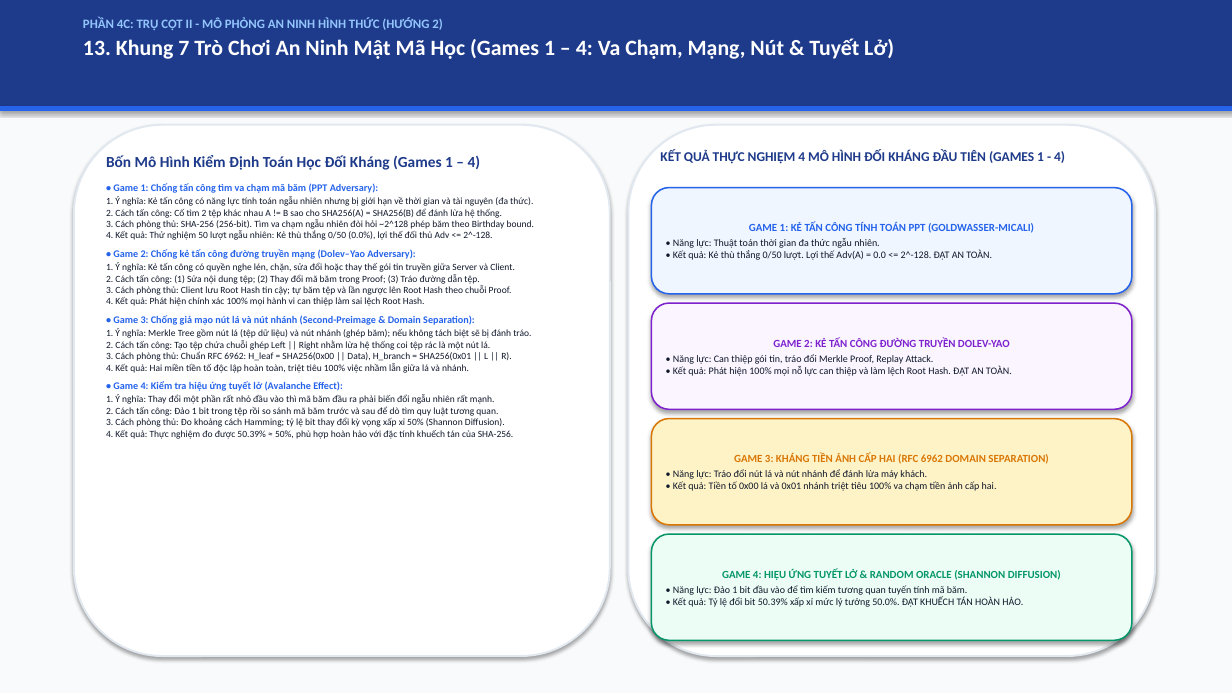
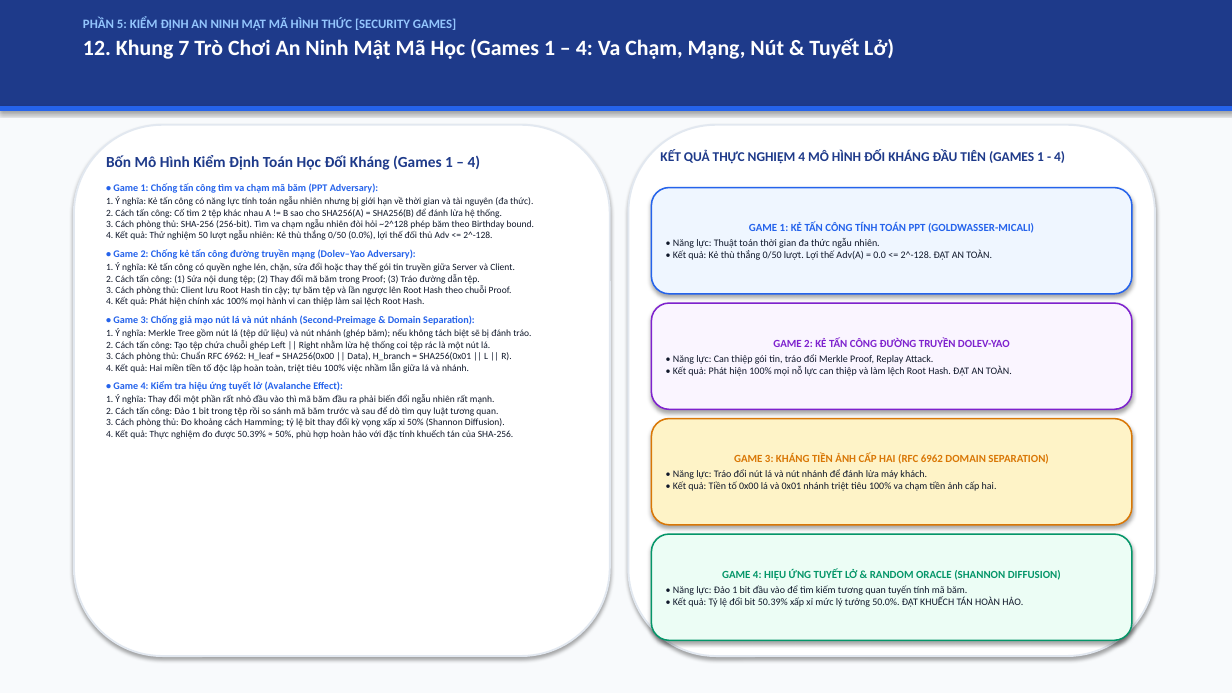
Before and after one commit to kietvo5924/ATBMHTTT_DT005_FileIntegrity, a slide deck: slide 13 of docs/Bao_Cao_Giua_Ky_DT05.pptx (slide 14 before the commit). Drawn at 1232x693 pixels with LibreOffice and Linux fonts; fonts in the diff are those of the drawing. Boxes give left, top, right and bottom in pixels: in the first picture for what was removed or moved away, otherwise in the second. Text is boxed around its words. In the diff, an @@ line names an element or a change of style, - is before the commit and + after.

```diff
--- a/docs/Bao_Cao_Giua_Ky_DT05.pptx
+++ b/docs/Bao_Cao_Giua_Ky_DT05.pptx
@@ text at [83,17,894,59]: text changed @@
-PHẦN 4C: TRỤ CỘT II - MÔ PHỎNG AN NINH HÌNH THỨC (HƯỚNG 2)
-13. Khung 7 Trò Chơi An Ninh Mật Mã Học (Games 1 – 4: Va Chạm, Mạng, Nút & Tuyết Lở)
+PHẦN 5: KIỂM ĐỊNH AN NINH MẬT MÃ HÌNH THỨC [SECURITY GAMES]
+12. Khung 7 Trò Chơi An Ninh Mật Mã Học (Games 1 – 4: Va Chạm, Mạng, Nút & Tuyết Lở)
```
Also in this commit, not shown: 13 other slides changed, 4 slides added, 4 slides removed, 6 other files.
